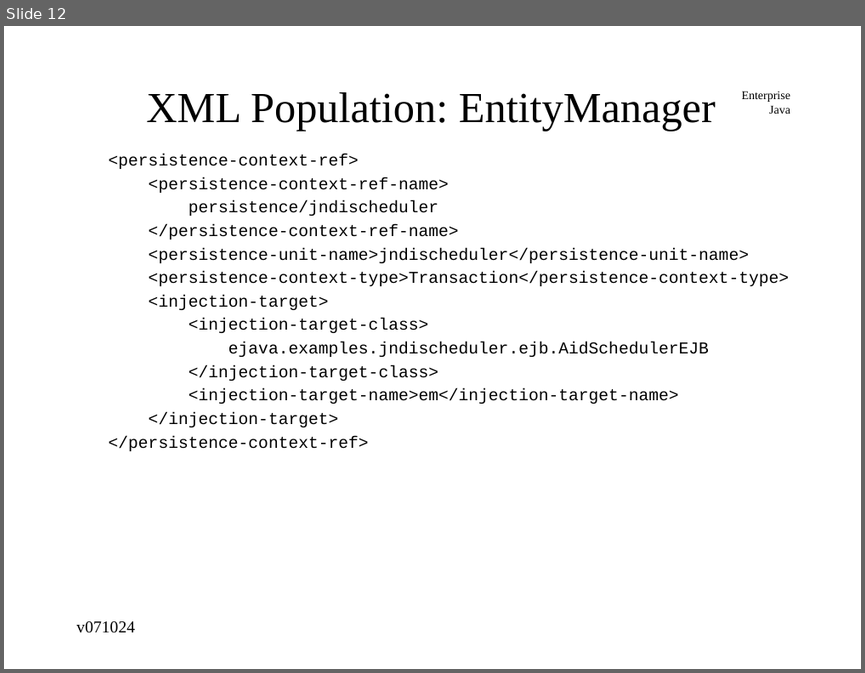
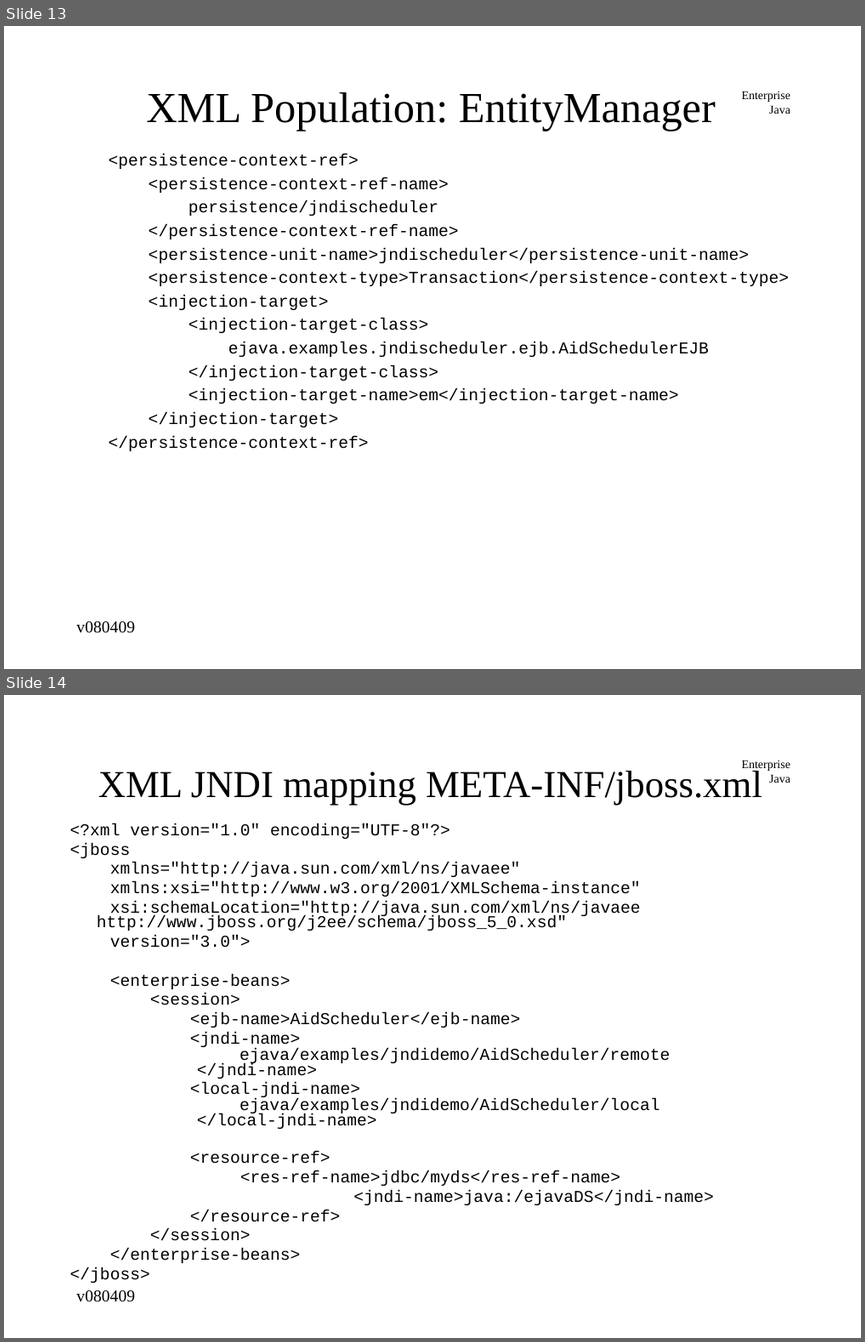
Before and after one commit to jcstaff/ejava-javaee, a slide deck: jndiDemo/src/site/resources/lectures/jndiENC.ppt. Shown one above the other, each under a label of ours: slide 12 before the commit, slides 13 and 14 after it. The pictures are 865x673 and 865x1342 pixels, drawn with LibreOffice and Linux fonts; fonts in the diff are those of the drawing. Boxes give left, top, right and bottom in pixels: in the first picture for what was removed or moved away, otherwise in the second. Text is boxed around its words. In the diff, an @@ line names an element or a change of style, - is before the commit and + after.

```diff
--- a/jndiDemo/src/site/resources/lectures/jndiENC.ppt
+++ b/jndiDemo/src/site/resources/lectures/jndiENC.ppt
@@ slide 14 added at (4, 695, 861, 1338), background #FFFFFF; not listed: 1 template element that a slide beside it also shows @@
@@ title added at (98, 767, 762, 805), 32 pt, text #000000 @@
+XML JNDI mapping META-INF/jboss.xml
@@ text added at (70, 823, 714, 1282), 14 pt, text #000000 @@
+<?xml version="1.0" encoding="UTF-8"?>
+<jboss
+xmlns="http://java.sun.com/xml/ns/javaee"
+xmlns:xsi="http://www.w3.org/2001/XMLSchema-instance"
+xsi:schemaLocation="http://java.sun.com/xml/ns/javaee http://www.jboss.org/j2ee/schema/jboss_5_0.xsd"
+version="3.0">
+<enterprise-beans>
+<session>
+<ejb-name>AidScheduler</ejb-name>
+<jndi-name>
+        ejava/examples/jndidemo/AidScheduler/remote
+      </jndi-name>
+<local-jndi-name>
+        ejava/examples/jndidemo/AidScheduler/local
+      </local-jndi-name>
+<resource-ref>
+<res-ref-name>jdbc/myds</res-ref-name>
+<jndi-name>java:/ejavaDS</jndi-name>
+</resource-ref>
+</session>
+</enterprise-beans>
+</jboss>
@@ text added at (76, 1290, 135, 1302), 14 pt, text #000000 @@
+v080409
@@ what was slide 12 is now slide 13 @@
@@ slide 13 changed as well @@
@@ text at (76, 621, 135, 633): text changed @@
-v071024
+v080409
```
Also in this commit, not shown: 14 other slides changed, 3 other slides added, 1 slide removed, 5 other files.
